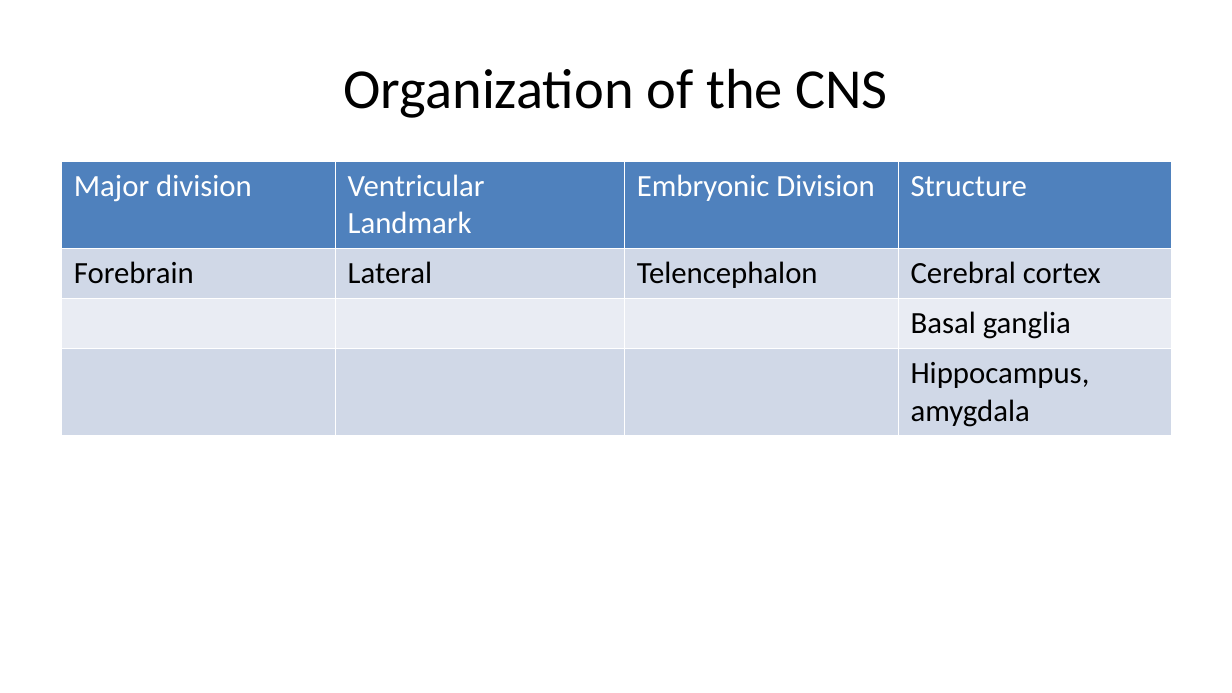
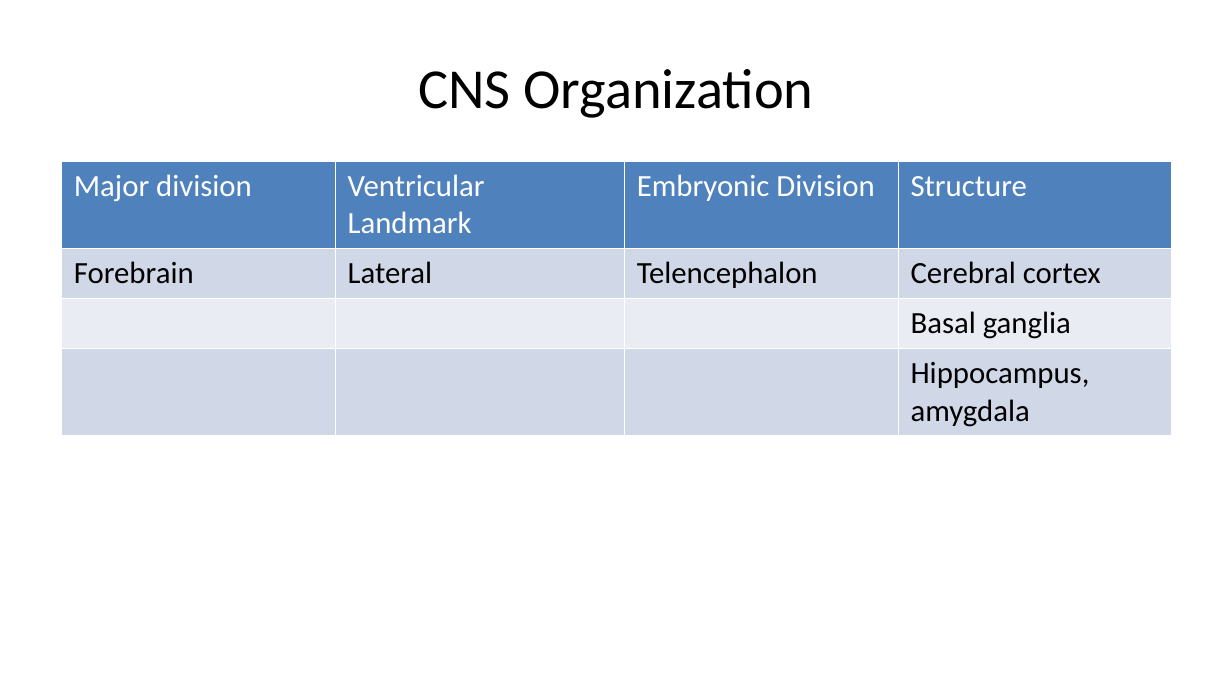
Before and after one commit to psu-psychology/psy-511-scan-fdns-2026-spring, a slide deck: slide 16 of docs/slides/wk-02-2026-01-22-anatomy.pptx (slide 15 before the commit). Drawn at 1232x693 pixels with LibreOffice and Linux fonts; fonts in the diff are those of the drawing. Boxes give left, top, right and bottom in pixels: in the first picture for what was removed or moved away, otherwise in the second. Text is boxed around its words. In the diff, an @@ line names an element or a change of style, - is before the commit and + after.

```diff
--- a/docs/slides/wk-02-2026-01-22-anatomy.pptx
+++ b/docs/slides/wk-02-2026-01-22-anatomy.pptx
@@ title at bbox=[418, 69, 813, 118]: text changed @@
-Organization of the CNS
+CNS Organization
```
Also in this commit, not shown: 12 other slides changed, 40 slides added, 9 slides removed, 58 other files.
